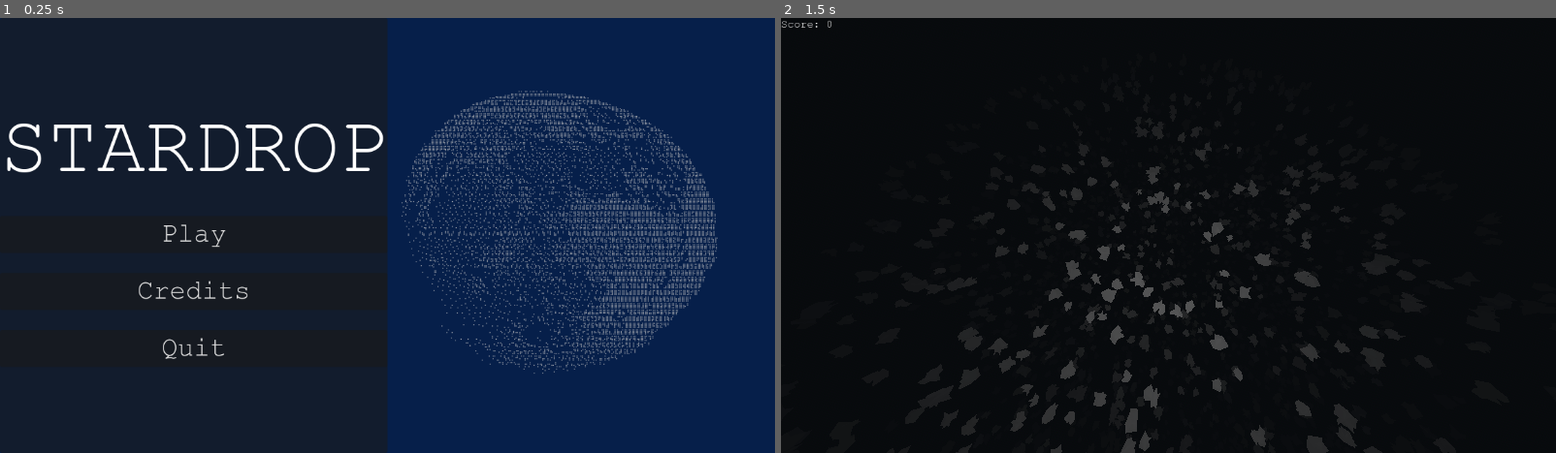
Above: before the commit, frames 1-2 (left to right).
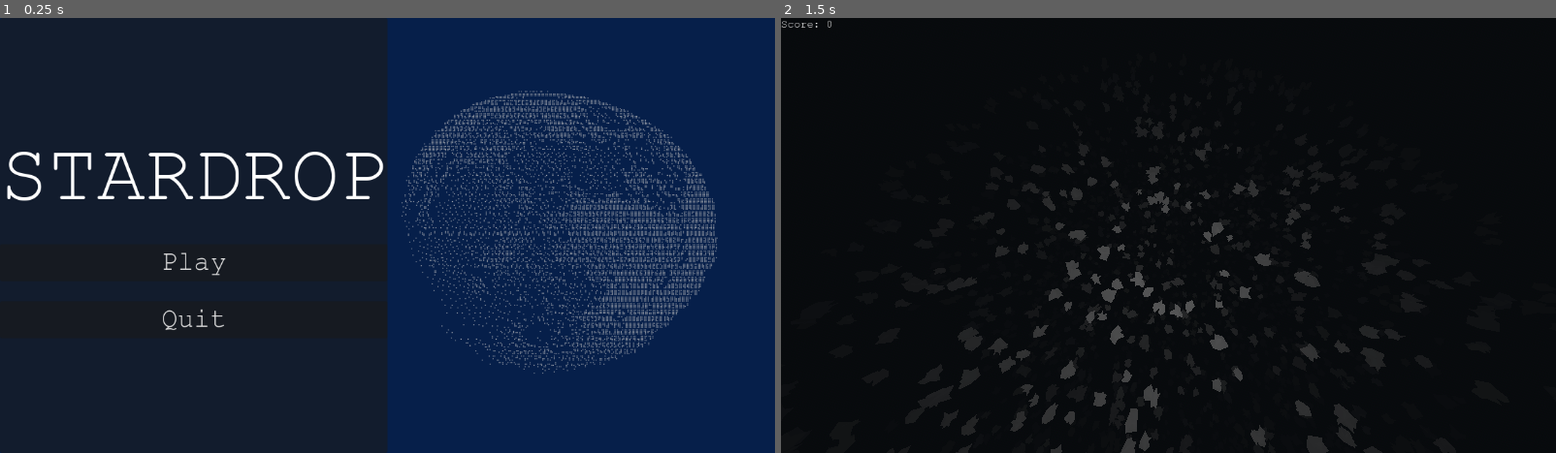
Above: after the commit, the same moments.

Repository: crfews/space-jam
Game: Godot game, scene res://scenes/start.tscn
Two runs of this game, one before a commit and one after it. Both use one fixed random seed, a clock stepped at 60 frames per second and the inputs below.
Inputs (mouse positions are in pixels of both pictures, inside the frame that each line leads up to):
- Up to frame 1 (0.25 s): no input
- Up to frame 2 (1.5 s): click (974, 292) at 0.5 s, where only the run before the commit has a clickable "Credits"; click "Play" at 1.25 s

The runs differ from the first frame. In frame 1, 2.9% of the frame differs, in the area x 0-50%, y 24-79%; in frame 2, nothing differs.

Commit message:
Update TitleScreen.tscn

Diff:
--- a/scenes/TitleScreen.tscn
+++ b/scenes/TitleScreen.tscn
@@ -36,11 +36,6 @@
 theme_override_font_sizes/font_size = 40
 text = "Play"
 
-[node name="credits" type="Button" parent="MainMenu/HBoxContainer/PanelContainer/VBoxContainer" unique_id=1666736949]
-layout_mode = 2
-theme_override_font_sizes/font_size = 40
-text = "Credits"
-
 [node name="quit" type="Button" parent="MainMenu/HBoxContainer/PanelContainer/VBoxContainer" unique_id=638118134]
 layout_mode = 2
 theme_override_font_sizes/font_size = 40
